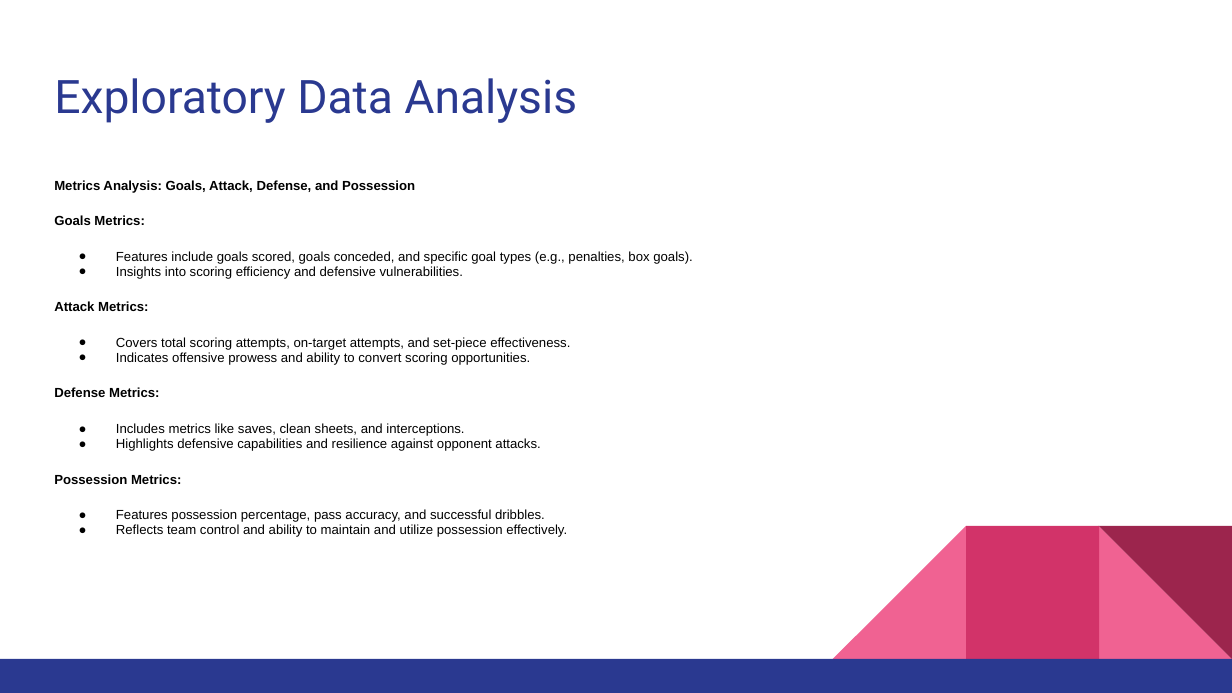
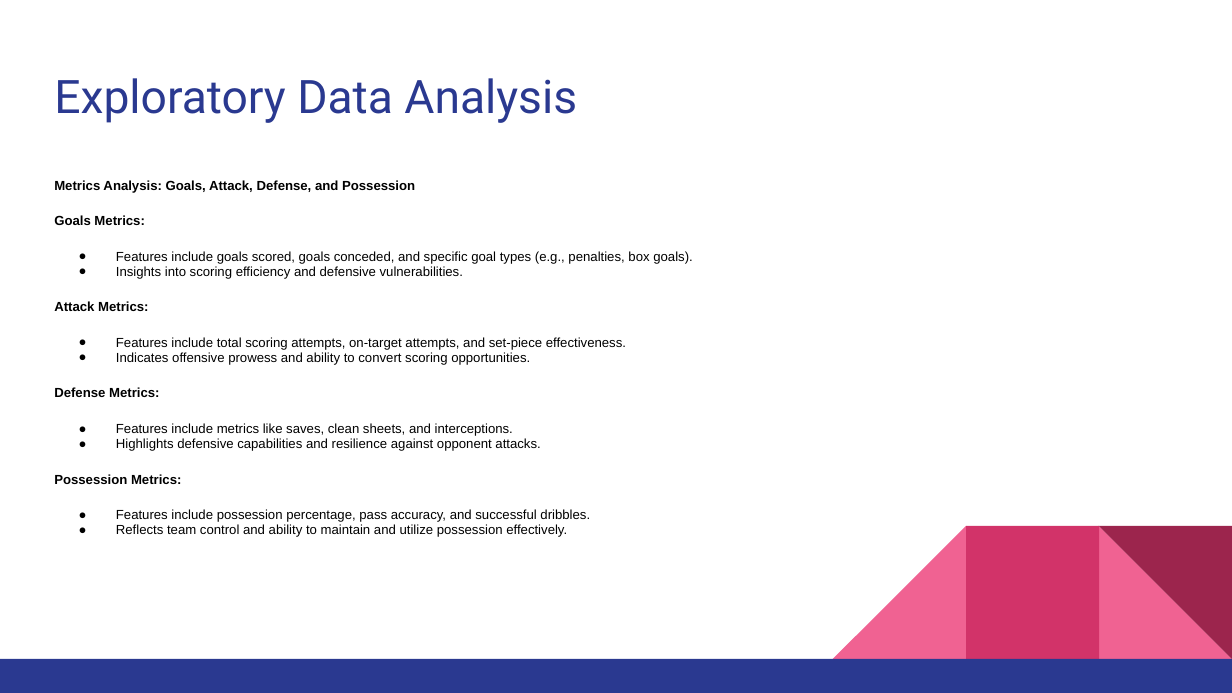
Before and after one commit to Tobin786/Major-league-Soccer-Analytics, a slide deck: slide 5 of MLS.pptx. Drawn at 1232x693 pixels with LibreOffice and Linux fonts; fonts in the diff are those of the drawing. Boxes give left, top, right and bottom in pixels: in the first picture for what was removed or moved away, otherwise in the second. Text is boxed around its words. In the diff, an @@ line names an element or a change of style, - is before the commit and + after.

```diff
--- a/MLS.pptx
+++ b/MLS.pptx
@@ text at [116,337,626,350]: text changed @@
-● Covers total scoring attempts, on-target attempts, and set-piece effectiveness.
+● Features include total scoring attempts, on-target attempts, and set-piece effectiveness.
@@ text at [116,423,513,436]: text changed @@
-● Includes metrics like saves, clean sheets, and interceptions.
+● Features include metrics like saves, clean sheets, and interceptions.
@@ text at [116,509,590,522]: text changed @@
-● Features possession percentage, pass accuracy, and successful dribbles.
+● Features include possession percentage, pass accuracy, and successful dribbles.
```
Also in this commit, not shown: 5 other slides changed, 2 slides added, 1 other file.
